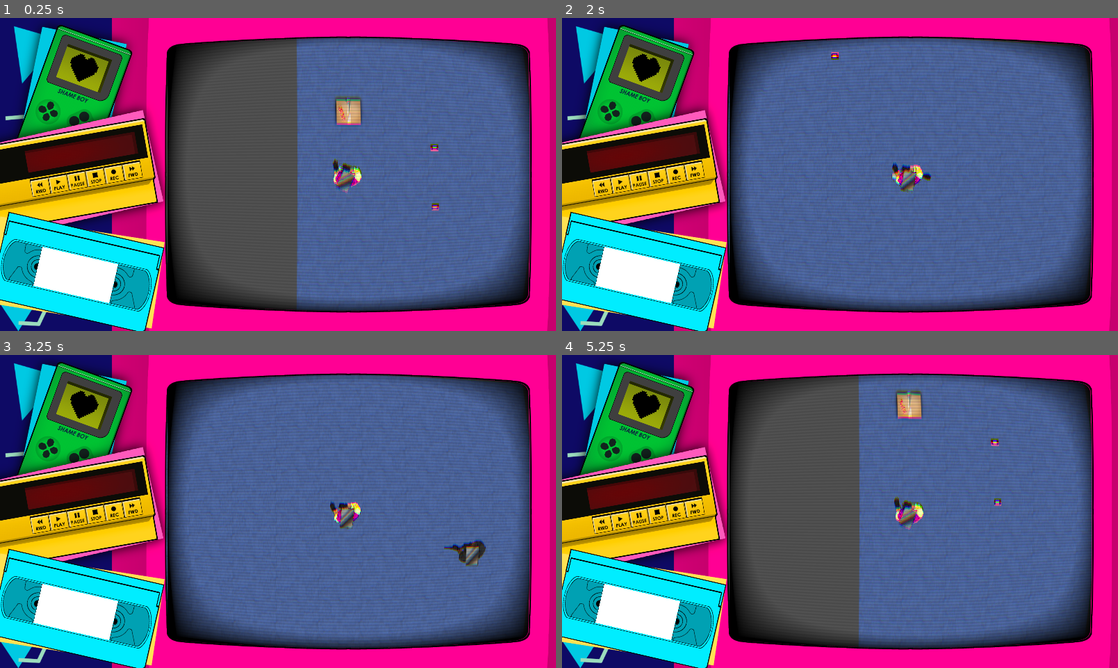
Above: before the commit, frames 1-4 (two rows, left to right).
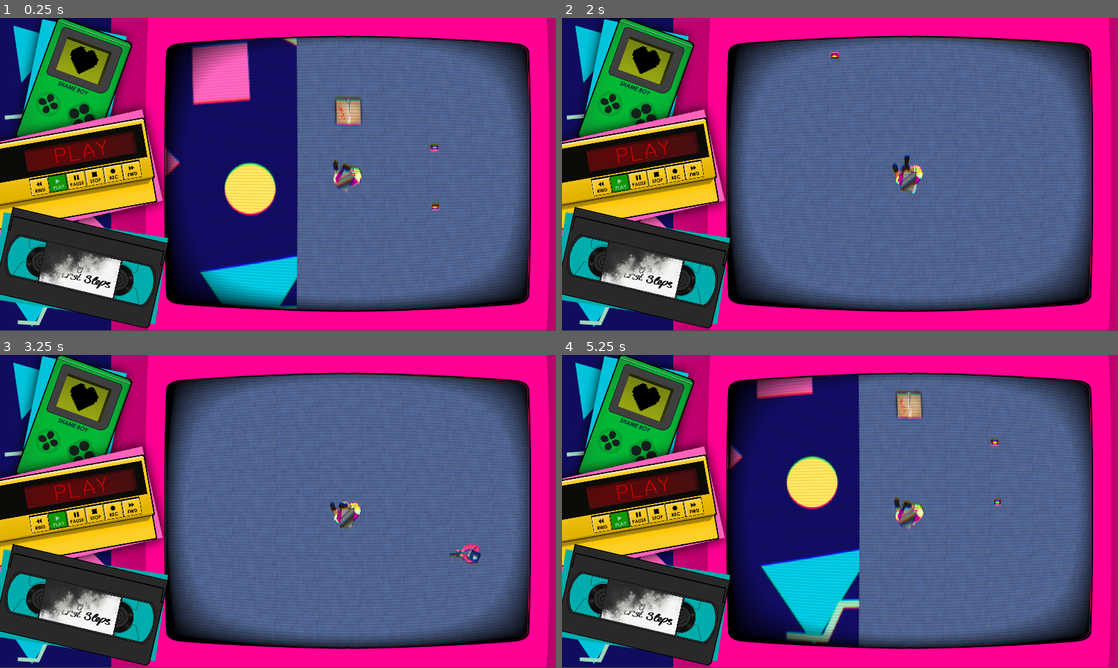
Above: after the commit, the same moments.

Repository: CoderJet/BGJ-2020.2
Game: Godot game, scene res://src/scenes/MainUI/MainScene.tscn
Two runs of this game, one before a commit and one after it. Both use one fixed random seed, a clock stepped at 60 frames per second and the inputs below.
Inputs (mouse positions are in pixels of both pictures, inside the frame that each line leads up to):
- Up to frame 1 (0.25 s): no input
- Up to frame 2 (2 s): tap Enter at 0.5 s; move the mouse to (962, 158) at 0.52 s; hold D (right) 0.53-1.28 s; hold E (eject) 0.53-1.28 s; tap F (interact) at 0.8, 1.35 s; move the mouse to (728, 190) at 1.27 s; hold S (backwards) from 1.28 s (still down); tap Space (dash, bound only after the commit) at 1.55 s
- Up to frame 3 (3.25 s): move the mouse to (333, 442) at 2.02 s; release S (backwards) at 2.03 s; hold D (right) 2.03-2.78 s; hold E (eject) 2.03-2.78 s; tap Space (dash, bound only after the commit) at 2.1 s; move the mouse to (250, 574) at 2.77 s; hold W (forward) from 2.78 s (still down); tap E (eject) at 2.85 s; tap F (interact) at 3.05 s
- Up to frame 4 (5.25 s): move the mouse to (1006, 558) at 3.52 s; release W (forward) at 3.53 s; press the mouse at (1006, 558) at 3.53 s; hold A (left) 3.53-5.03 s; tap Space (dash, bound only after the commit) at 3.8, 5.1 s; tap R (reload) at 4.15 s; move the mouse to (673, 464) at 4.27 s; release the mouse at (673, 464) at 4.28 s; tap F (interact) at 4.35 s; tap E (eject) at 4.55 s; move the mouse to (867, 511) at 5.02 s; hold S (backwards) from 5.03 s (still down); hold F (interact) from 5.03 s (still down)

The runs differ from the first frame. In frame 1, 34% of the frame differs, in the area x 0-100%, y 0-100%; in frame 2, 16%; in frame 3, 16%; in frame 4, 34%.

Commit message:
Added level manager and dash

Diff:
--- /dev/null
+++ b/assets/shaders/scroll_shader.shader
@@ -0,0 +1,16 @@
+shader_type canvas_item;
+render_mode blend_mix;
+
+uniform bool invert_x : bool;
+uniform bool invert_y : bool;
+uniform float x_scroll_speed : hint_range(0.01, 10.0, 0.01);
+uniform float y_scroll_speed : hint_range(0.01, 10.0, 0.01);
+
+void fragment() {
+	vec2 uv = UV;
+	uv.x += TIME * x_scroll_speed * (invert_x ? -1.0 : 1.0);
+	uv.y += TIME * y_scroll_speed * (invert_y ? -1.0 : 1.0);
+	uv.x = mod(uv.x, 1.0);
+	uv.y = mod(uv.y, 1.0);
+	COLOR = texture(TEXTURE, uv);
+}
--- /dev/null
+++ b/assets/shaders/scroll_shader.tres
@@ -0,0 +1,10 @@
+[gd_resource type="ShaderMaterial" load_steps=2 format=2]
+
+[ext_resource path="res://assets/shaders/scroll_shader.shader" type="Shader" id=1]
+
+[resource]
+shader = ExtResource( 1 )
+shader_param/invert_x = true
+shader_param/invert_y = true
+shader_param/x_scroll_speed = 0.2
+shader_param/y_scroll_speed = 0.1
--- a/project.godot
+++ b/project.godot
@@ -130,6 +130,11 @@
 "events": [ Object(InputEventKey,"resource_local_to_scene":false,"resource_name":"","device":0,"alt":false,"shift":false,"control":false,"meta":false,"command":false,"pressed":false,"scancode":70,"unicode":0,"echo":false,"script":null)
  ]
 }
+dash={
+"deadzone": 0.5,
+"events": [ Object(InputEventKey,"resource_local_to_scene":false,"resource_name":"","device":0,"alt":false,"shift":false,"control":false,"meta":false,"command":false,"pressed":false,"scancode":32,"unicode":0,"echo":false,"script":null)
+ ]
+}
 
 [layer_names]
 
--- a/src/default_env.tres
+++ b/src/default_env.tres
@@ -3,8 +3,9 @@
 [sub_resource type="ProceduralSky" id=1]
 
 [resource]
-background_mode = 4
+background_mode = 1
 background_sky = SubResource( 1 )
+background_color = Color( 0.0666667, 0.0509804, 0.376471, 1 )
 auto_exposure_scale = 0.01
 glow_enabled = true
 glow_intensity = 0.75
--- a/src/scenes/Enemies/EnemyPistol.tscn
+++ b/src/scenes/Enemies/EnemyPistol.tscn
@@ -1,8 +1,22 @@
-[gd_scene load_steps=5 format=2]
+[gd_scene load_steps=7 format=2]
 
 [ext_resource path="res://src/scenes/Enemies/EnemyPistol.gd" type="Script" id=1]
 [ext_resource path="res://src/scenes/Enemies/StateMachinePistol.gd" type="Script" id=2]
-[ext_resource path="res://assets/textures/enemy/EnemyTemp.png" type="Texture" id=3]
+[ext_resource path="res://assets/textures/enemy/EnemyMini.png" type="Texture" id=3]
+[ext_resource path="res://assets/textures/enemy/EnemyMiniFlash.png" type="Texture" id=4]
+
+[sub_resource type="SpriteFrames" id=2]
+animations = [ {
+"frames": [ ExtResource( 3 ), ExtResource( 4 ) ],
+"loop": true,
+"name": "default",
+"speed": 5.0
+}, {
+"frames": [  ],
+"loop": true,
+"name": "die",
+"speed": 5.0
+} ]
 
 [sub_resource type="RectangleShape2D" id=1]
 extents = Vector2( 119.729, 135.169 )
@@ -17,9 +31,9 @@
 [node name="StateMachine" type="Node" parent="."]
 script = ExtResource( 2 )
 
-[node name="Body" type="Sprite" parent="."]
-position = Vector2( 71.2719, 39.1996 )
-texture = ExtResource( 3 )
+[node name="Body" type="AnimatedSprite" parent="."]
+position = Vector2( 25.9659, 1.44463 )
+frames = SubResource( 2 )
 
 [node name="CollisionShape2D" type="CollisionShape2D" parent="."]
 position = Vector2( -8, -8 )
@@ -34,7 +48,7 @@
 polygon = PoolVector2Array( 320.073, -83.3246, 2748.71, -802.463, 3130.12, -463.435, 3291.16, -1.50867, 3172.5, 434.99, 2765.66, 782.494, 323.248, 84.9399, 183.557, 11.9196 )
 
 [node name="Raycast" type="RayCast2D" parent="."]
-position = Vector2( 297.977, 88.5241 )
+position = Vector2( 242.533, 0.349602 )
 enabled = true
 cast_to = Vector2( 2000, 0 )
 
--- a/src/scenes/MainUI/GunUI.gd
+++ b/src/scenes/MainUI/GunUI.gd
@@ -1,27 +1,18 @@
-extends TextureRect
-
-
-# Declare member variables here. Examples:
-# var a = 2
-# var b = "text"
-
+extends Control
 
 # Called when the node enters the scene tree for the first time.
 func _ready():
 	pass # Replace with function body.
 
 func load_gun(name : String, max_size : int, cur_size : int, background_image : String = ""):
-	$Background.visible = true
-	$Label.visible = true
-	$Label.text = name
+	$UI_GUN/BackgroundImage.texture = load(background_image)
 	var prog = float(cur_size) / float(max_size)
 	$Full.progress = prog
 	$Empty.progress = prog
 	has_gun = true
 
 func unload_gun():
-	$Background.visible = true
-	$Label.visible = false
+	$UI_GUN/BackgroundImage.texture = load("res://assets/UI/UI_WEAPON_NULL.png")
 	$Full.progress = 0
 	$Empty.progress = 1
 	has_gun = false
@@ -30,7 +21,7 @@
 var has_gun = false
 
 func tape_pickuped(tape_type) -> void:
-	load_gun(tape_type.gun_name(), tape_type.max_magazine_size, tape_type.magazine_size)
+	load_gun(tape_type.gun_name(), tape_type.max_magazine_size, tape_type.magazine_size, tape_type.image)
 	reload_time = tape_type.reload_delay
 
 func tape_ejected(tape_type) -> void:
--- /dev/null
+++ b/src/scenes/MainUI/LevelLoader.gd
@@ -0,0 +1,30 @@
+extends Viewport
+
+
+# Declare member variables here. Examples:
+# var a = 2
+# var b = "text"
+var cur_level = null
+var scenes = {}
+
+# Called when the node enters the scene tree for the first time.
+func _ready():
+	scenes["Scene1"] = load("res://src/scenes/PlayerPlayground.tscn")
+	scenes["Scene2"] = load("res://src/scenes/Scene1-VHSStore/Level-TheStreets.tscn")
+
+	load_level("Scene1")
+
+func load_level(scene : String) -> void:
+	if scenes.has(scene) == false:
+		print("NOT IN SCENE")
+		return
+
+	if cur_level:
+		cur_level.queue_free()
+
+	var packed_instance = scenes[scene]
+	print(packed_instance)
+	if packed_instance:
+		var instance = packed_instance.instance()
+		cur_level = instance
+		add_child(instance)
--- a/src/scenes/MainUI/MainScene.tscn
+++ b/src/scenes/MainUI/MainScene.tscn
@@ -1,9 +1,9 @@
-[gd_scene load_steps=27 format=2]
+[gd_scene load_steps=28 format=2]
 
 [ext_resource path="res://assets/textures/Screen Mock.png" type="Texture" id=1]
 [ext_resource path="res://assets/shaders/crt_material.tres" type="Material" id=2]
 [ext_resource path="res://assets/textures/player/Run01.png" type="Texture" id=3]
-[ext_resource path="res://src/scenes/PlayerPlayground.tscn" type="PackedScene" id=4]
+[ext_resource path="res://src/scenes/MainUI/LevelLoader.gd" type="Script" id=4]
 [ext_resource path="res://src/scenes/MainUI/test_progress.gd" type="Script" id=5]
 [ext_resource path="res://assets/UI/UI_SHAMEBOY.png" type="Texture" id=6]
 [ext_resource path="res://assets/UI/UI_TV.png" type="Texture" id=7]
@@ -20,34 +20,11 @@
 [ext_resource path="res://assets/UI/UI_HEALTH_075.png" type="Texture" id=18]
 [ext_resource path="res://assets/UI/UI_HEALTH_100.png" type="Texture" id=19]
 [ext_resource path="res://src/scenes/MainUI/UI.gd" type="Script" id=20]
-[ext_resource path="res://assets/textures/test_progress.png" type="Texture" id=21]
+[ext_resource path="res://assets/UI/UI_GUN_SPOOL.png" type="Texture" id=21]
 [ext_resource path="res://src/scenes/MainUI/GunUI.gd" type="Script" id=22]
-
-[sub_resource type="Shader" id=1]
-code = "shader_type canvas_item;
-render_mode blend_mix;
-
-uniform bool invert_x : bool;
-uniform bool invert_y : bool;
-uniform float x_scroll_speed : hint_range(0.01, 10.0, 0.01);
-uniform float y_scroll_speed : hint_range(0.01, 10.0, 0.01);
-
-void fragment() {
-	vec2 uv = UV;
-	uv.x += TIME * x_scroll_speed * (invert_x ? -1.0 : 1.0);
-	uv.y += TIME * y_scroll_speed * (invert_y ? -1.0 : 1.0);
-	uv.x = mod(uv.x, 1.0);
-	uv.y = mod(uv.y, 1.0);
-	COLOR = texture(TEXTURE, uv);
-}"
-custom_defines = ""
-
-[sub_resource type="ShaderMaterial" id=2]
-shader = SubResource( 1 )
-shader_param/invert_x = true
-shader_param/invert_y = true
-shader_param/x_scroll_speed = 0.2
-shader_param/y_scroll_speed = 0.1
+[ext_resource path="res://assets/UI/UI_WEAPON_NULL.png" type="Texture" id=23]
+[ext_resource path="res://assets/UI/UI_GUN_BG.png" type="Texture" id=24]
+[ext_resource path="res://assets/shaders/scroll_shader.tres" type="Material" id=25]
 
 [sub_resource type="SpriteFrames" id=4]
 animations = [ {
@@ -93,12 +70,13 @@
 usage = 0
 render_direct_to_screen = true
 render_target_update_mode = 3
-
-[node name="Level" parent="ViewportContainer/Viewport" instance=ExtResource( 4 )]
+script = ExtResource( 4 )
 
 [node name="UI" type="Control" parent="."]
-margin_right = 1280.0
-margin_bottom = 720.0
+margin_left = -2.33598
+margin_top = -1.00116
+margin_right = 1277.66
+margin_bottom = 718.999
 script = ExtResource( 20 )
 __meta__ = {
 "_edit_use_anchors_": false
@@ -153,17 +131,17 @@
 }
 
 [node name="UI_BG" type="TextureRect" parent="UI"]
-material = SubResource( 2 )
+material = ExtResource( 25 )
 texture = ExtResource( 10 )
 __meta__ = {
 "_edit_use_anchors_": false
 }
 
 [node name="UI_SHAMEBOY" type="TextureRect" parent="UI"]
-margin_left = -307.243
-margin_top = -189.495
-margin_right = 692.757
-margin_bottom = 810.505
+margin_left = -305.243
+margin_top = -205.495
+margin_right = 694.757
+margin_bottom = 794.505
 rect_rotation = 20.0
 rect_scale = Vector2( 0.9, 0.9 )
 rect_pivot_offset = Vector2( 500, 500 )
@@ -181,71 +159,81 @@
 rotation = -0.174533
 scale = Vector2( 0.9, 0.9 )
 frames = SubResource( 3 )
-
-[node name="UI_GUN" type="TextureRect" parent="UI"]
-margin_left = -72.1525
-margin_top = 328.533
-margin_right = 427.848
-margin_bottom = 828.533
+frame = 2
+
+[node name="UI_GUN_BG" type="Sprite" parent="UI"]
+self_modulate = Color( 0, 1, 1, 1 )
+position = Vector2( 188.848, 569.502 )
+rotation = 0.226893
+scale = Vector2( 0.9, 0.9 )
+texture = ExtResource( 24 )
+
+[node name="Gun" type="Control" parent="UI"]
+margin_left = 62.9961
+margin_top = -34.0179
+margin_right = 102.996
+margin_bottom = 5.98213
 rect_rotation = 13.0
+script = ExtResource( 22 )
+__meta__ = {
+"_edit_use_anchors_": false
+}
+
+[node name="Full" type="TextureRect" parent="UI/Gun"]
+light_mask = 2
+margin_left = 95.3881
+margin_top = 500.167
+margin_right = 241.388
+margin_bottom = 646.167
+rect_pivot_offset = Vector2( 73, 73 )
+texture = ExtResource( 21 )
+script = ExtResource( 5 )
+__meta__ = {
+"_edit_use_anchors_": false
+}
+
+[node name="Empty" type="TextureRect" parent="UI/Gun"]
+margin_left = 275.747
+margin_top = 500.713
+margin_right = 421.747
+margin_bottom = 646.713
+rect_rotation = 180.0
+rect_scale = Vector2( 0.5, 0.5 )
+rect_pivot_offset = Vector2( 73, 73 )
+texture = ExtResource( 21 )
+script = ExtResource( 5 )
+__meta__ = {
+"_edit_use_anchors_": false
+}
+progress = 1.0
+full = true
+
+[node name="UI_GUN" type="TextureRect" parent="UI/Gun"]
+self_modulate = Color( 0.164706, 0.164706, 0.164706, 1 )
+margin_left = 8.72821
+margin_top = 309.311
+margin_right = 508.728
+margin_bottom = 809.311
 rect_scale = Vector2( 0.9, 0.9 )
 rect_pivot_offset = Vector2( 250, 250 )
 texture = ExtResource( 8 )
-script = ExtResource( 22 )
-__meta__ = {
-"_edit_use_anchors_": false
-}
-
-[node name="Background" type="ColorRect" parent="UI/UI_GUN"]
-margin_left = 150.0
-margin_top = 214.0
-margin_right = 349.0
-margin_bottom = 316.0
-
-[node name="Label" type="Label" parent="UI/UI_GUN"]
-margin_left = 152.0
-margin_top = 215.0
-margin_right = 346.0
-margin_bottom = 315.0
-custom_colors/font_color = Color( 0, 0, 0, 1 )
-text = "GUN"
-align = 1
-valign = 1
-__meta__ = {
-"_edit_use_anchors_": false
-}
-
-[node name="Full" type="TextureRect" parent="UI/UI_GUN"]
-light_mask = 2
-margin_left = 117.0
-margin_top = 249.5
-margin_right = 149.0
-margin_bottom = 281.5
-rect_scale = Vector2( 3, 3 )
-rect_pivot_offset = Vector2( 32, 16 )
-texture = ExtResource( 21 )
-script = ExtResource( 5 )
-__meta__ = {
-"_edit_use_anchors_": false
-}
-
-[node name="Empty" type="TextureRect" parent="UI/UI_GUN"]
-margin_left = 318.185
-margin_top = 250.27
-margin_right = 350.185
-margin_bottom = 282.27
-rect_rotation = 180.0
-rect_scale = Vector2( 0.5, 0.5 )
-rect_pivot_offset = Vector2( 32, 16 )
-texture = ExtResource( 21 )
-script = ExtResource( 5 )
-__meta__ = {
-"_edit_use_anchors_": false
-}
-progress = 1.0
-full = true
-
-[node name="Tween" type="Tween" parent="UI/UI_GUN"]
+__meta__ = {
+"_edit_use_anchors_": false
+}
+
+[node name="BackgroundImage" type="TextureRect" parent="UI/Gun/UI_GUN"]
+margin_left = 153.857
+margin_top = 216.042
+margin_right = 328.857
+margin_bottom = 306.042
+rect_scale = Vector2( 1.1, 1.1 )
+texture = ExtResource( 23 )
+expand = true
+__meta__ = {
+"_edit_use_anchors_": false
+}
+
+[node name="Tween" type="Tween" parent="UI/Gun"]
 
 [node name="MockupImage" type="TextureRect" parent="."]
 visible = false
--- a/src/scenes/MainUI/UI.gd
+++ b/src/scenes/MainUI/UI.gd
@@ -12,6 +12,8 @@
 
 func _start_rewind():
 	$ScanLineEffect.material.set_shader_param("lines", true)
+	$UI_REWINDER.frame = 3
 
 func _stop_rewind():
 	$ScanLineEffect.material.set_shader_param("lines", false)
+	$UI_REWINDER.frame = 2
--- a/src/scenes/MainUI/test_progress.gd
+++ b/src/scenes/MainUI/test_progress.gd
@@ -15,7 +15,7 @@
 
 func _process(delta):
 	var prog = 1.0 - progress if full else progress
-	var scale = lerp(0.5, 3.0, prog)
+	var scale = lerp(0.5, 1.0, prog)
 	rect_scale.x = scale
 	rect_scale.y = scale
 
--- a/src/scenes/PlayerPlayground.tscn
+++ b/src/scenes/PlayerPlayground.tscn
@@ -1,7 +1,9 @@
-[gd_scene load_steps=14 format=2]
+[gd_scene load_steps=16 format=2]
 
 [ext_resource path="res://src/scenes/entities/Player.tscn" type="PackedScene" id=1]
 [ext_resource path="res://assets/textures/tiles/Floor_Carpet_Funk.png" type="Texture" id=2]
+[ext_resource path="res://assets/UI/UI_BG.png" type="Texture" id=3]
+[ext_resource path="res://assets/shaders/scroll_shader.tres" type="Material" id=4]
 [ext_resource path="res://src/scripts/AStar-Pathfinding.gd" type="Script" id=5]
 [ext_resource path="res://assets/textures/tiles/Floor_Timber.png" type="Texture" id=6]
 [ext_resource path="res://assets/textures/tiles/Floor_BluckBoster_Carpet.png" type="Texture" id=7]
@@ -76,6 +78,116 @@
 [node name="PlayerPlayground" type="Node"]
 script = ExtResource( 12 )
 
+[node name="Background" type="Node2D" parent="."]
+position = Vector2( 0, 1000 )
+
+[node name="UI_BG" type="Sprite" parent="Background"]
+material = ExtResource( 4 )
+scale = Vector2( 10, 10 )
+texture = ExtResource( 3 )
+
+[node name="UI_BG2" type="Sprite" parent="Background"]
+material = ExtResource( 4 )
+position = Vector2( 2580, 0 )
+scale = Vector2( 10, 10 )
+texture = ExtResource( 3 )
+
+[node name="UI_BG5" type="Sprite" parent="Background"]
+material = ExtResource( 4 )
+position = Vector2( 7740, 0 )
+scale = Vector2( 10, 10 )
+texture = ExtResource( 3 )
+
+[node name="UI_BG3" type="Sprite" parent="Background"]
+material = ExtResource( 4 )
+position = Vector2( 5160, 0 )
+scale = Vector2( 10, 10 )
+texture = ExtResource( 3 )
+
+[node name="UI_BG4" type="Sprite" parent="Background"]
+material = ExtResource( 4 )
+position = Vector2( 10320, 0 )
+scale = Vector2( 10, 10 )
+texture = ExtResource( 3 )
+
+[node name="UI_BG6" type="Sprite" parent="Background"]
+material = ExtResource( 4 )
+position = Vector2( 12900, 0 )
+scale = Vector2( 10, 10 )
+texture = ExtResource( 3 )
+
+[node name="UI_BG7" type="Sprite" parent="Background"]
+material = ExtResource( 4 )
+position = Vector2( 15480, 0 )
+scale = Vector2( 10, 10 )
+texture = ExtResource( 3 )
+
+[node name="UI_BG8" type="Sprite" parent="Background"]
+material = ExtResource( 4 )
+position = Vector2( 0, 7200 )
+scale = Vector2( 10, 10 )
+texture = ExtResource( 3 )
+
+[node name="UI_BG15" type="Sprite" parent="Background"]
+material = ExtResource( 4 )
+position = Vector2( -2580, 0 )
+scale = Vector2( 10, 10 )
+texture = ExtResource( 3 )
+
+[node name="UI_BG16" type="Sprite" parent="Background"]
+material = ExtResource( 4 )
+position = Vector2( -2580, 7200 )
+scale = Vector2( 10, 10 )
+texture = ExtResource( 3 )
+
+[node name="UI_BG9" type="Sprite" parent="Background"]
+material = ExtResource( 4 )
+position = Vector2( 2580, 7200 )
+scale = Vector2( 10, 10 )
+texture = ExtResource( 3 )
+
+[node name="UI_BG10" type="Sprite" parent="Background"]
+material = ExtResource( 4 )
+position = Vector2( 7740, 7200 )
+scale = Vector2( 10, 10 )
+texture = ExtResource( 3 )
+
+[node name="UI_BG11" type="Sprite" parent="Background"]
+material = ExtResource( 4 )
+position = Vector2( 5160, 7200 )
+scale = Vector2( 10, 10 )
+texture = ExtResource( 3 )
+
+[node name="UI_BG12" type="Sprite" parent="Background"]
+material = ExtResource( 4 )
+position = Vector2( 10320, 7200 )
+scale = Vector2( 10, 10 )
+texture = ExtResource( 3 )
+
+[node name="UI_BG13" type="Sprite" parent="Background"]
+material = ExtResource( 4 )
+position = Vector2( 12900, 7200 )
+scale = Vector2( 10, 10 )
+texture = ExtResource( 3 )
+
+[node name="UI_BG14" type="Sprite" parent="Background"]
+material = ExtResource( 4 )
+position = Vector2( 15480, 7200 )
+scale = Vector2( 10, 10 )
+texture = ExtResource( 3 )
+
+[node name="UI_BG17" type="Sprite" parent="Background"]
+material = ExtResource( 4 )
+position = Vector2( 18060, 0 )
+scale = Vector2( 10, 10 )
+texture = ExtResource( 3 )
+
+[node name="UI_BG18" type="Sprite" parent="Background"]
+material = ExtResource( 4 )
+position = Vector2( 18060, 7200 )
+scale = Vector2( 10, 10 )
+texture = ExtResource( 3 )
+
 [node name="WorldEnvironment" type="WorldEnvironment" parent="."]
 environment = ExtResource( 10 )
 
--- a/src/scenes/entities/Player.tscn
+++ b/src/scenes/entities/Player.tscn
@@ -10,6 +10,12 @@
 [ext_resource path="res://assets/textures/player/Run03.png" type="Texture" id=8]
 [ext_resource path="res://assets/textures/player/PCFlash.png" type="Texture" id=9]
 [ext_resource path="res://assets/textures/player/PCGunless.png" type="Texture" id=10]
+[ext_resource path="res://assets/textures/player/PCDodge01.png" type="Texture" id=11]
+[ext_resource path="res://assets/textures/player/PCDodge03.png" type="Texture" id=12]
+[ext_resource path="res://assets/textures/player/PCDodge05.png" type="Texture" id=13]
+[ext_resource path="res://assets/textures/player/PCDodge02.png" type="Texture" id=14]
+[ext_resource path="res://assets/textures/player/PCDodge04.png" type="Texture" id=15]
+[ext_resource path="res://assets/textures/player/PCDodge06.png" type="Texture" id=16]
 
 [sub_resource type="SpriteFrames" id=1]
 animations = [ {
@@ -40,6 +46,11 @@
 "loop": true,
 "name": "gunless",
 "speed": 5.0
+}, {
+"frames": [ ExtResource( 11 ), ExtResource( 11 ), ExtResource( 14 ), ExtResource( 12 ), ExtResource( 15 ), ExtResource( 13 ), ExtResource( 16 ) ],
+"loop": true,
+"name": "dodging",
+"speed": 10.0
 } ]
 
 [sub_resource type="CircleShape2D" id=3]
@@ -75,7 +86,7 @@
 [node name="Torso" type="AnimatedSprite" parent="Body"]
 position = Vector2( 88, 0 )
 frames = SubResource( 2 )
-animation = "idle"
+animation = "gunless"
 
 [node name="RayCast2D" type="RayCast2D" parent="Body"]
 position = Vector2( 312, 48 )
--- a/src/scripts/GameManager.gd
+++ b/src/scripts/GameManager.gd
@@ -5,14 +5,16 @@
 
 
 func _ready() -> void:
+
 	$Player.connect("eject_tape", self, "eject_tape")
 	Globals._play_song("VCR Music_mainLoop02.ogg", -15)
-	get_node("/root/Control/UI/UI_GUN").unload_gun()
+	var gun_node = get_node("/root/Control/UI/Gun")
+	gun_node.unload_gun()
 
 	self.connect("tape_pickuped", $Player, "tape_pickuped")
-	self.connect("tape_pickuped", get_node("/root/Control/UI/UI_GUN"), "tape_pickuped")
-	$Player.connect("eject_tape", get_node("/root/Control/UI/UI_GUN"), "tape_ejected")
-	$Player.connect("rewind_bullet", get_node("/root/Control/UI/UI_GUN"), "lerp_prog")
+	self.connect("tape_pickuped", gun_node, "tape_pickuped")
+	$Player.connect("eject_tape", gun_node, "tape_ejected")
+	$Player.connect("rewind_bullet", gun_node, "lerp_prog")
 	$Player.connect("rewind_started", get_node("/root/Control/UI"), "_start_rewind")
 	$Player.connect("rewind_stopped", get_node("/root/Control/UI"), "_stop_rewind")
 	self.connect("mouse_pos", $Player, "mouse_pos")
@@ -37,7 +39,7 @@
 		var node_to_load = load("res://src/scenes/entities/VHS/VHS_Item.tscn").instance()
 		node_to_load.vhs_gun = tape_type
 		node_to_load.position = $Player.position
-		node_to_load.rotation = $Player.rotation
+		node_to_load.rotation = $Player/Body.rotation
 		node_to_load.shoot_out(node_to_load.rotation, 10000)
 
 		node_to_load.connect("tape_pickuped", self, "tape_pickuped")
--- a/src/scripts/entities/VHS/VHS-Data.gd
+++ b/src/scripts/entities/VHS/VHS-Data.gd
@@ -10,6 +10,7 @@
 export var magazine_size : int
 export var reload_delay : float
 export var audio_clip : String
+export var image : String
 
 func gun_name() -> String:
 	match (tape_type):
--- a/src/scripts/entities/VHS/VHS-Pistol.gd
+++ b/src/scripts/entities/VHS/VHS-Pistol.gd
@@ -10,3 +10,4 @@
 	self.shot_delay = 0.25
 	self.reload_delay = 0.1
 	self.audio_clip = "VCR SFX_Fire_Pistol.wav"
+	self.image = "res://assets/UI/UI_WEAPON_PISTOL.png"
--- a/src/scripts/entities/VHS/VHS-SMG.gd
+++ b/src/scripts/entities/VHS/VHS-SMG.gd
@@ -10,3 +10,4 @@
 	self.shot_delay = 0.05
 	self.reload_delay = 0.15
 	self.audio_clip = "VCR SFX_Fire_SMG.wav"
+	self.image = "res://assets/UI/UI_WEAPON_SMG.png"
--- a/src/scripts/entities/player/Player.gd
+++ b/src/scripts/entities/player/Player.gd
@@ -9,6 +9,8 @@
 
 #export (float, 0.05, 1.0, 0.05) var smoothing : float = 0.1
 export (float) var weapon_range = 2000
+export (float) var dash_speed = 4000
+export (float) var dash_time = 0.5
 
 onready var hit_scan 		: RayCast2D			= get_node("Body/RayCast2D")
 onready var legs 			: AnimatedSprite 	= get_node("Legs")
@@ -26,6 +28,12 @@
 var flash_frames = 0
 var reloading : bool = false
 
+#Dashing
+var dashing = false
+var dash_cooldown = 0
+var direction = Vector2(0,0)
+var direction_angle = 0
+
 ## Public
 ## Animation
 func play_idle() -> void:
@@ -71,20 +79,48 @@
 
 func handle_movement(delta : float) -> void:
 	velocity = Vector2.ZERO
-
-	if Input.is_action_pressed('left'):
-		velocity.x = -1
-	elif Input.is_action_pressed('right'):
-		velocity.x = 1
-
-	if Input.is_action_pressed("forward"):
-		velocity.y = -1
-	elif Input.is_action_pressed("backwards"):
-		velocity.y = 1
-
-	velocity = velocity.normalized()
-
 	var new_speed = speed
+
+	if dashing:
+		dash_cooldown -= delta
+		velocity = direction
+		new_speed = dash_speed
+		if dash_cooldown <= 0:
+			dash_cooldown = 0
+			dashing = false
+			$Legs.visible = true
+			torso.scale = Vector2(1, 1)
+			torso.rotation_degrees = 0
+			if !current_gun:
+				torso.play("gunless")
+			else:
+				torso.play("gunning")
+				torso.stop()
+				torso.frame = 0
+	else:
+		if Input.is_action_pressed('left'):
+			velocity.x = -1
+		elif Input.is_action_pressed('right'):
+			velocity.x = 1
+
+		if Input.is_action_pressed("forward"):
+			velocity.y = -1
+		elif Input.is_action_pressed("backwards"):
+			velocity.y = 1
+
+		velocity = velocity.normalized()
+
+		if Input.is_action_just_pressed("dash") and current_gun and !reloading:
+			if velocity.x != 0 || velocity.y != 0:
+				direction = velocity
+				direction_angle = $Legs.rotation_degrees
+				dash_cooldown = dash_time
+				dashing = true
+				$Legs.visible = false
+				torso.play("dodging")
+				if velocity.x < 0 and velocity.y == 0:
+					torso.scale.x = -1
+
 	if reloading:
 		new_speed /= 2
 
@@ -94,6 +130,9 @@
 
 func handle_weapon()-> void:
 	if !current_gun:
+		return
+
+	if dashing:
 		return
 
 	if Input.is_action_pressed("fire"):
@@ -120,9 +159,12 @@
 			current_gun.magazine_size -= 1
 			shot_delay.start()
 
-func rewind_start() -> void:
-	reloading = true
-	emit_signal("rewind_started")
+func rewind_start() -> bool:
+	if !dashing:
+		reloading = true
+		emit_signal("rewind_started")
+		return true
+	return false
 
 func rewind_stop() -> void:
 	reloading = false
@@ -164,16 +206,22 @@
 		$Body/HitScan.points[1] = Vector2(0 + offset_x, weapon_range + offset_y)
 
 func _handle_legs() -> void:
-	if !tween.is_active():
-		var rotate_amount = 0
-
+	var angle = 0
+	if Input.is_action_pressed("forward"):
+		angle = -90
 		if Input.is_action_pressed("left"):
-			rotate_amount = -45
-		elif Input.is_action_pressed("right"):
-			rotate_amount = 45
-		else:
-			if legs.rotation_degrees != 0:
-				rotate_amount = 0
+			angle -= 45
+		if Input.is_action_pressed("right"):
+			angle += 45
+
+	if Input.is_action_pressed("backwards"):
+		angle = 90
+		if Input.is_action_pressed("left"):
+			angle += 45
+		if Input.is_action_pressed("right"):
+			angle -= 45
+
+	$Legs.rotation_degrees = angle
 
 ## Godot functions
 func _ready() -> void:
@@ -181,7 +229,10 @@
 
 func _process(delta: float) -> void:
 	## Rotate the torso inline with the mouse position
-	look_at(get_global_mouse_position())
+	if !dashing:
+		$Body.look_at(get_global_mouse_position())
+	else:
+		$Body.rotation_degrees = direction_angle
 
 	if flash == true:
 		if flash_frames == 0:
Binary file changed: assets/UI/UI_BG.png
Binary file changed: assets/UI/UI_GUN.png
Binary file added: assets/UI/UI_GUN_BG.png
Not shown, added: assets/UI/UI_GUN_BG.png.import
Binary file added: assets/UI/UI_GUN_SPOOL.png
Not shown, added: assets/UI/UI_GUN_SPOOL.png.import
Binary file changed: assets/UI/UI_REWINDER_PAUSE.png
Binary file changed: assets/UI/UI_REWINDER_PLAY.png
Binary file changed: assets/UI/UI_REWINDER_REWIND.png
Binary file changed: assets/UI/UI_REWINDER_STOP.png
Binary file added: assets/UI/UI_WEAPON_GRENADE.png
Not shown, added: assets/UI/UI_WEAPON_GRENADE.png.import
(and 9 more such lines)
